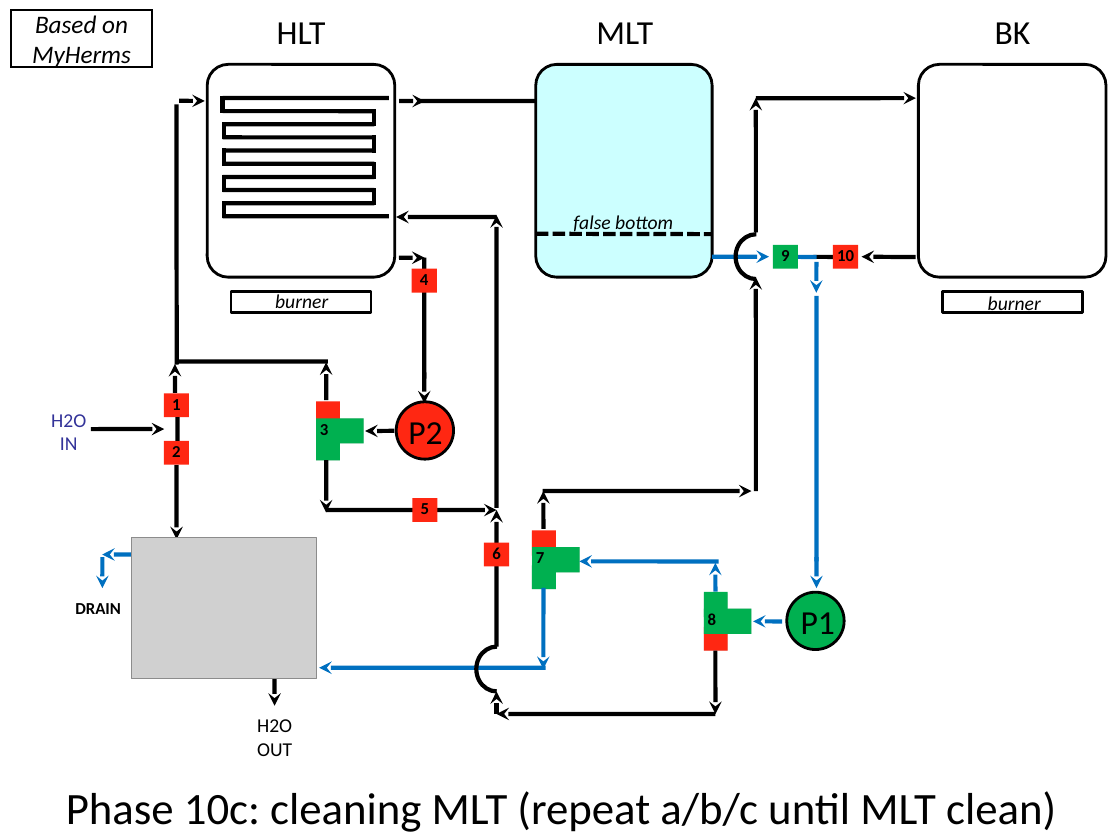
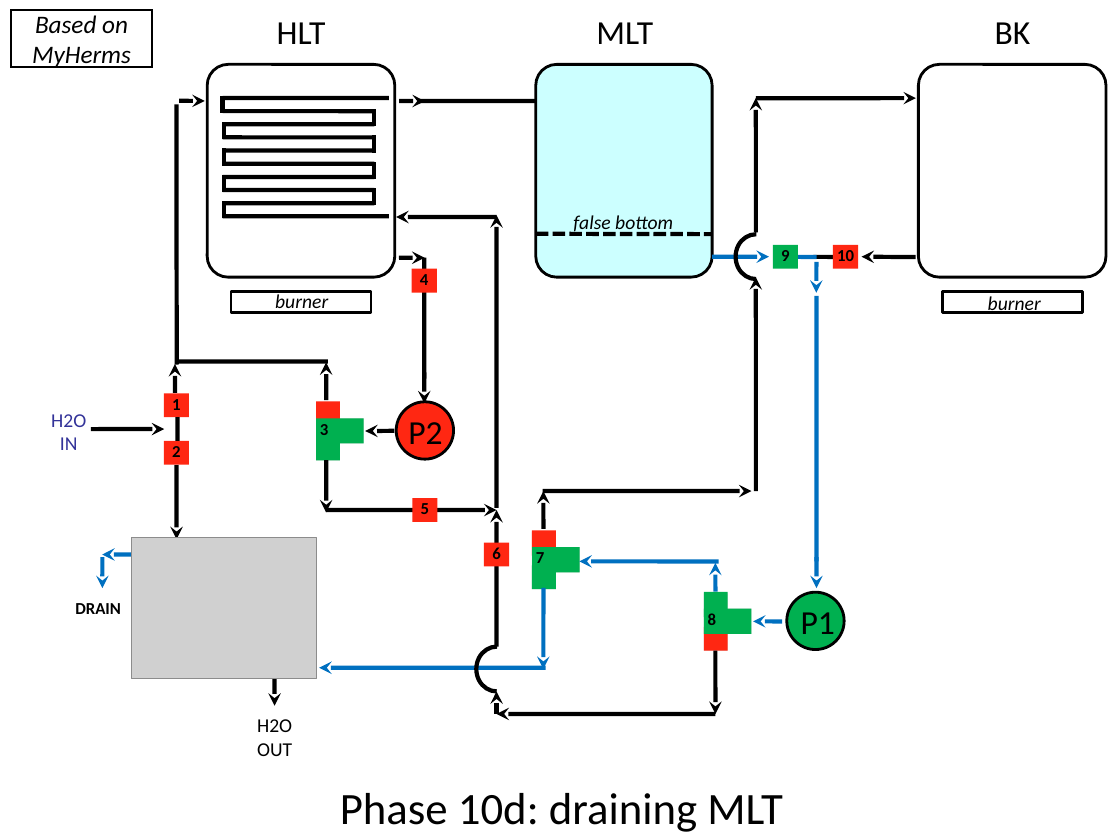
Before and after one commit to Bobstin/AutomatedBrewery, a slide deck: slide 16 of designdiagrams/Plumbing Diagram.pptx (slide 15 before the commit). Drawn at 1120x840 pixels with LibreOffice and Linux fonts; fonts in the diff are those of the drawing; grey boxes stand for pictures. Boxes give left, top, right and bottom in pixels: in the first picture for what was removed or moved away, otherwise in the second. Text is boxed around its words. In the diff, an @@ line names an element or a change of style, - is before the commit and + after.

Commit message:
Updates plumbing diagram to reflect new cleaning cycle

```diff
--- a/designdiagrams/Plumbing Diagram.pptx
+++ b/designdiagrams/Plumbing Diagram.pptx
@@ text at <box>340,793,783,832</box>: text changed @@
-Phase 10c: cleaning MLT (repeat a/b/c until MLT clean)
+Phase 10d: draining MLT
```
Also in this commit, not shown: 5 other slides changed, 2 slides added.
